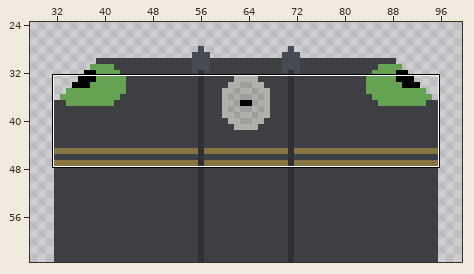
Two states of a pixel-art file, Acesprite/Obstacles/Bins/City Bin.aseprite. The picture above shows the old version from afar; the outline marks the close-up.
Close-up. Earlier state:
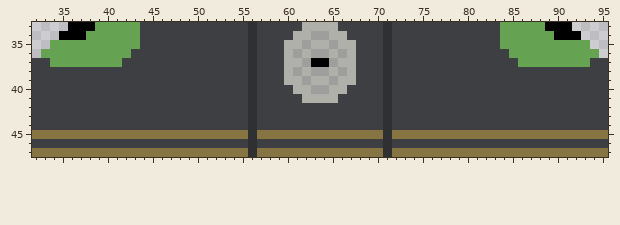
128x64 pixels, 1 frame. Shown: x 32..95, y 33..47. The wide view leaves out empty margins.
The result:
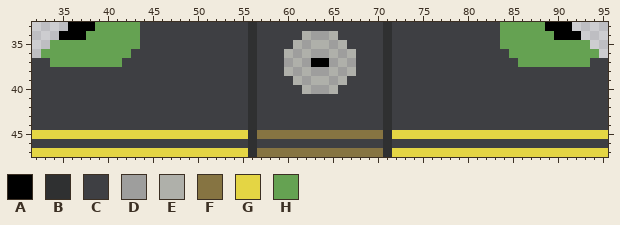
Palette (. is transparent): A #000000  B #2f3031  C #3e3f43  D #9e9e9d  E #afb0aa  F #867442  G #e4d544  H #65a252
Changes in this commit:
@@ x 58..69 @@
-33 CCCCEEEECCCC
-34 CCCEEDDEECCC
-35 CCEEDEEDEECC
+33 CCCCCCCCCCCC
+34 CCCCEDDECCCC
+35 CCCEDEEDECCC
 36 CCEDEDDEDECC
-37 CCEEDAADEECC
+37 CCDEDAADEDCC
 38 CCEDEDDEDECC
-39 CCEEDEEDEECC
-40 CCCEEDDEECCC
-41 CCCCEEEECCCC
+39 CCCEDEEDECCC
+40 CCCCEDDECCCC
+41 CCCCCCCCCCCC
 42 CCCCCCCCCCCC
@@ x 32..95 @@
 44 CCCCCCCCCCCCCCCCCCCCCCCCBCCCCCCCCCCCCCCBCCCCCCCCCCCCCCCCCCCCCCCC
-45 FFFFFFFFFFFFFFFFFFFFFFFFBFFFFFFFFFFFFFFBFFFFFFFFFFFFFFFFFFFFFFFF
+45 GGGGGGGGGGGGGGGGGGGGGGGGBFFFFFFFFFFFFFFBGGGGGGGGGGGGGGGGGGGGGGGG
 46 CCCCCCCCCCCCCCCCCCCCCCCCBCCCCCCCCCCCCCCBCCCCCCCCCCCCCCCCCCCCCCCC
-47 FFFFFFFFFFFFFFFFFFFFFFFFBFFFFFFFFFFFFFFBFFFFFFFFFFFFFFFFFFFFFFFF
+47 GGGGGGGGGGGGGGGGGGGGGGGGBFFFFFFFFFFFFFFBGGGGGGGGGGGGGGGGGGGGGGGG
